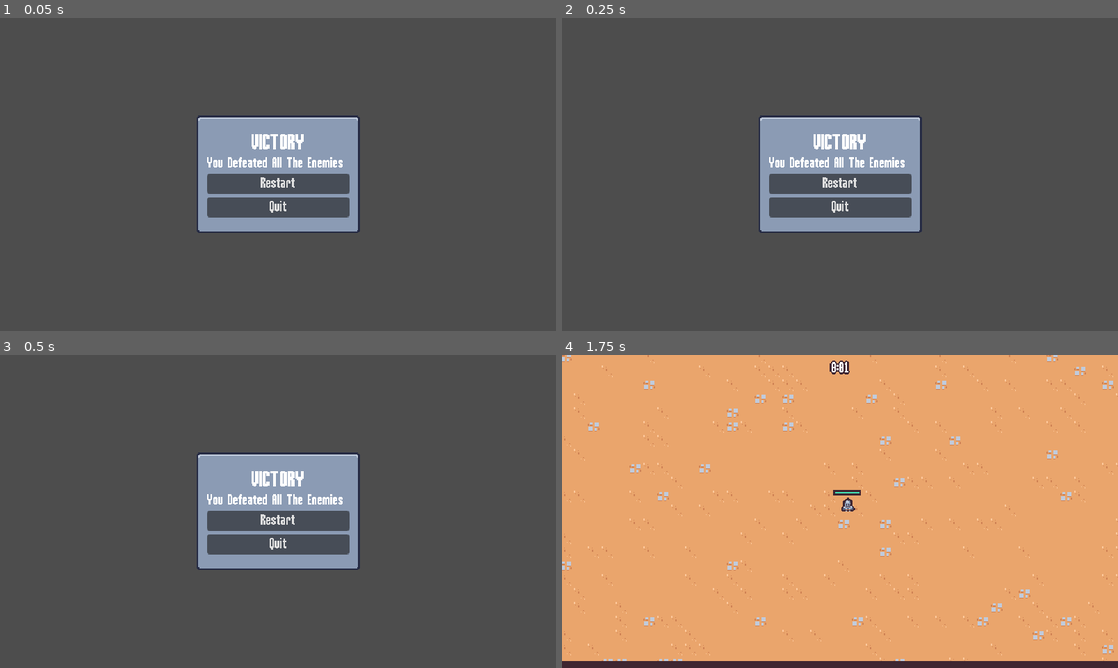
Above: before the commit, frames 1-4 (two rows, left to right).
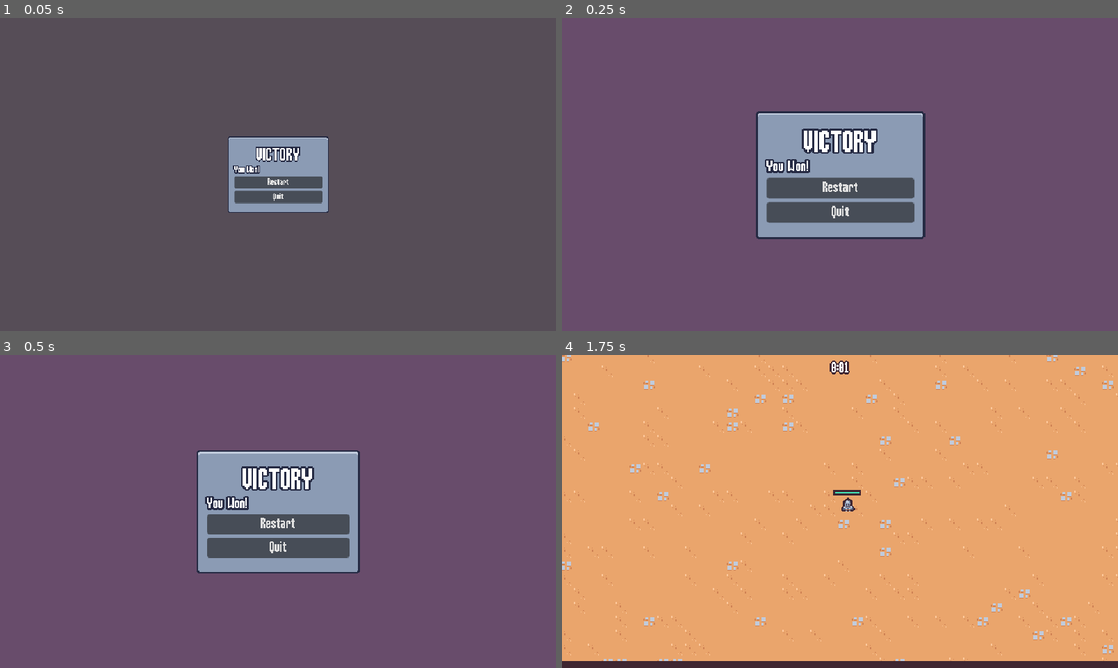
Above: after the commit, the same moments.

Repository: Yrainyw/2D-Survivors
Game: Godot game, scene res://Scenes/UI/end_screen.tscn
The game is run twice, just before and just after one commit, with the same random seed, the same clock (stepped at 60 frames per second) and the same inputs. This scene is started directly instead of the project's main scene.
Inputs (mouse positions are in pixels of both pictures, inside the frame that each line leads up to):
- Up to frame 1 (0.05 s): no input
- Up to frame 2 (0.25 s): no input
- Up to frame 3 (0.5 s): no input
- Up to frame 4 (1.75 s): click "Restart" at 0.5 s; tap Enter at 1.25 s; move the mouse to (962, 495) at 1.27 s; press the mouse at (962, 495) at 1.28 s; hold D (move_right) from 1.28 s (still down)

The runs differ from the first frame. In frame 1, 7.6% of the frame differs, in the area x 35-65%, y 31-69%; in frame 2, 93%, in the area x 0-100%, y 0-100%; in frame 3, 92%; in frame 4, nothing differs.

Commit message:
Animating Victory and Defeat Screens

Diff:
--- a/Scenes/UI/ability_upgrade_card.tscn
+++ b/Scenes/UI/ability_upgrade_card.tscn
@@ -198,7 +198,10 @@
 [node name="NameLabel" type="Label" parent="MarginContainer/VBoxContainer/PanelContainer"]
 unique_name_in_owner = true
 layout_mode = 2
+theme_override_colors/font_shadow_color = Color(0.14902, 0.168627, 0.266667, 1)
 theme_override_colors/font_outline_color = Color(0.14902, 0.168627, 0.266667, 1)
+theme_override_constants/shadow_offset_x = 0
+theme_override_constants/shadow_offset_y = 0
 theme_override_constants/outline_size = 8
 theme_override_font_sizes/font_size = 32
 text = "TEST NAME"
@@ -211,6 +214,8 @@
 layout_mode = 2
 theme_override_colors/font_shadow_color = Color(0.14902, 0.168627, 0.266667, 1)
 theme_override_colors/font_outline_color = Color(0.14902, 0.168627, 0.266667, 1)
+theme_override_constants/shadow_offset_x = 0
+theme_override_constants/shadow_offset_y = 0
 theme_override_constants/outline_size = 8
 text = "Write some describtion here: "
 horizontal_alignment = 1
--- a/Scenes/UI/end_screen.gd
+++ b/Scenes/UI/end_screen.gd
@@ -1,8 +1,18 @@
 extends CanvasLayer
+
+@onready var panel_container = $%PanelContainer
 
 
 # 暂停游戏并连接按钮事件
 func _ready():
+	panel_container.pivot_offset = panel_container.size / 2
+
+	var tween = create_tween()
+
+	tween.tween_property(panel_container, "scale", Vector2.ZERO, 0)
+	tween.tween_property(panel_container, "scale", Vector2.ONE, .3)\
+	.set_ease(Tween.EASE_OUT).set_trans(Tween.TRANS_BACK)
+
 	get_tree().paused = true
 	$%RestartButton.pressed.connect(on_restart_button_pressed)
 	$%QuitButton.pressed.connect(on_quit_button_pressed)
--- a/Scenes/UI/end_screen.tscn
+++ b/Scenes/UI/end_screen.tscn
@@ -1,10 +1,80 @@
-[gd_scene load_steps=2 format=3 uid="uid://djd602pb11rm1"]
+[gd_scene load_steps=6 format=3 uid="uid://djd602pb11rm1"]
 
 [ext_resource type="Script" path="res://Scenes/UI/end_screen.gd" id="1_38h8l"]
+
+[sub_resource type="Animation" id="Animation_355gd"]
+resource_name = "in"
+length = 0.15
+step = 0.05
+tracks/0/type = "value"
+tracks/0/imported = false
+tracks/0/enabled = true
+tracks/0/path = NodePath("ColorRect:modulate")
+tracks/0/interp = 1
+tracks/0/loop_wrap = true
+tracks/0/keys = {
+"times": PackedFloat32Array(0, 0.15),
+"transitions": PackedFloat32Array(1, 1),
+"update": 0,
+"values": [Color(1, 1, 1, 0), Color(1, 1, 1, 1)]
+}
+
+[sub_resource type="Animation" id="Animation_g11qy"]
+length = 0.001
+tracks/0/type = "value"
+tracks/0/imported = false
+tracks/0/enabled = true
+tracks/0/path = NodePath("ColorRect:modulate")
+tracks/0/interp = 1
+tracks/0/loop_wrap = true
+tracks/0/keys = {
+"times": PackedFloat32Array(0),
+"transitions": PackedFloat32Array(1),
+"update": 0,
+"values": [Color(1, 1, 1, 1)]
+}
+
+[sub_resource type="Animation" id="Animation_m2hq2"]
+resource_name = "out"
+length = 0.15
+step = 0.05
+tracks/0/type = "value"
+tracks/0/imported = false
+tracks/0/enabled = true
+tracks/0/path = NodePath("ColorRect:modulate")
+tracks/0/interp = 1
+tracks/0/loop_wrap = true
+tracks/0/keys = {
+"times": PackedFloat32Array(0, 0.15),
+"transitions": PackedFloat32Array(1, 1),
+"update": 0,
+"values": [Color(1, 1, 1, 1), Color(1, 1, 1, 0)]
+}
+
+[sub_resource type="AnimationLibrary" id="AnimationLibrary_wyaak"]
+_data = {
+"RESET": SubResource("Animation_g11qy"),
+"in": SubResource("Animation_355gd"),
+"out": SubResource("Animation_m2hq2")
+}
 
 [node name="EndScreen" type="CanvasLayer"]
 process_mode = 3
 script = ExtResource("1_38h8l")
+
+[node name="AnimationPlayer" type="AnimationPlayer" parent="."]
+autoplay = "in"
+libraries = {
+"": SubResource("AnimationLibrary_wyaak")
+}
+
+[node name="ColorRect" type="ColorRect" parent="."]
+anchors_preset = 15
+anchor_right = 1.0
+anchor_bottom = 1.0
+grow_horizontal = 2
+grow_vertical = 2
+color = Color(0.607843, 0.298039, 0.639216, 0.352941)
 
 [node name="MarginContainer" type="MarginContainer" parent="."]
 anchors_preset = 15
@@ -14,6 +84,7 @@
 grow_vertical = 2
 
 [node name="PanelContainer" type="PanelContainer" parent="MarginContainer"]
+unique_name_in_owner = true
 layout_mode = 2
 size_flags_horizontal = 4
 size_flags_vertical = 4
@@ -32,7 +103,12 @@
 [node name="TitleLabel" type="Label" parent="MarginContainer/PanelContainer/MarginContainer/VBoxContainer"]
 unique_name_in_owner = true
 layout_mode = 2
-theme_override_font_sizes/font_size = 24
+theme_override_colors/font_shadow_color = Color(0.14902, 0.168627, 0.266667, 1)
+theme_override_colors/font_outline_color = Color(0.14902, 0.168627, 0.266667, 1)
+theme_override_constants/shadow_offset_x = 0
+theme_override_constants/shadow_offset_y = 0
+theme_override_constants/outline_size = 8
+theme_override_font_sizes/font_size = 32
 text = "VICTORY
 "
 horizontal_alignment = 1
@@ -41,7 +117,12 @@
 [node name="DescriptionLabel" type="Label" parent="MarginContainer/PanelContainer/MarginContainer/VBoxContainer"]
 unique_name_in_owner = true
 layout_mode = 2
-text = "You Defeated All The Enemies"
+theme_override_colors/font_shadow_color = Color(0.14902, 0.168627, 0.266667, 1)
+theme_override_colors/font_outline_color = Color(0.14902, 0.168627, 0.266667, 1)
+theme_override_constants/shadow_offset_x = 0
+theme_override_constants/shadow_offset_y = 0
+theme_override_constants/outline_size = 8
+text = "You Won!"
 
 [node name="RestartButton" type="Button" parent="MarginContainer/PanelContainer/MarginContainer/VBoxContainer"]
 unique_name_in_owner = true
